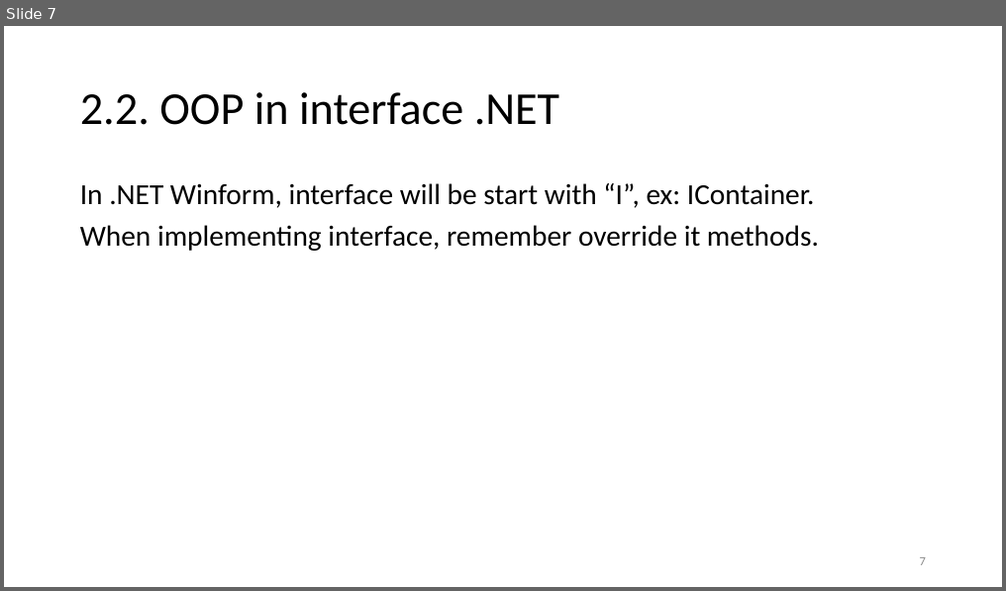
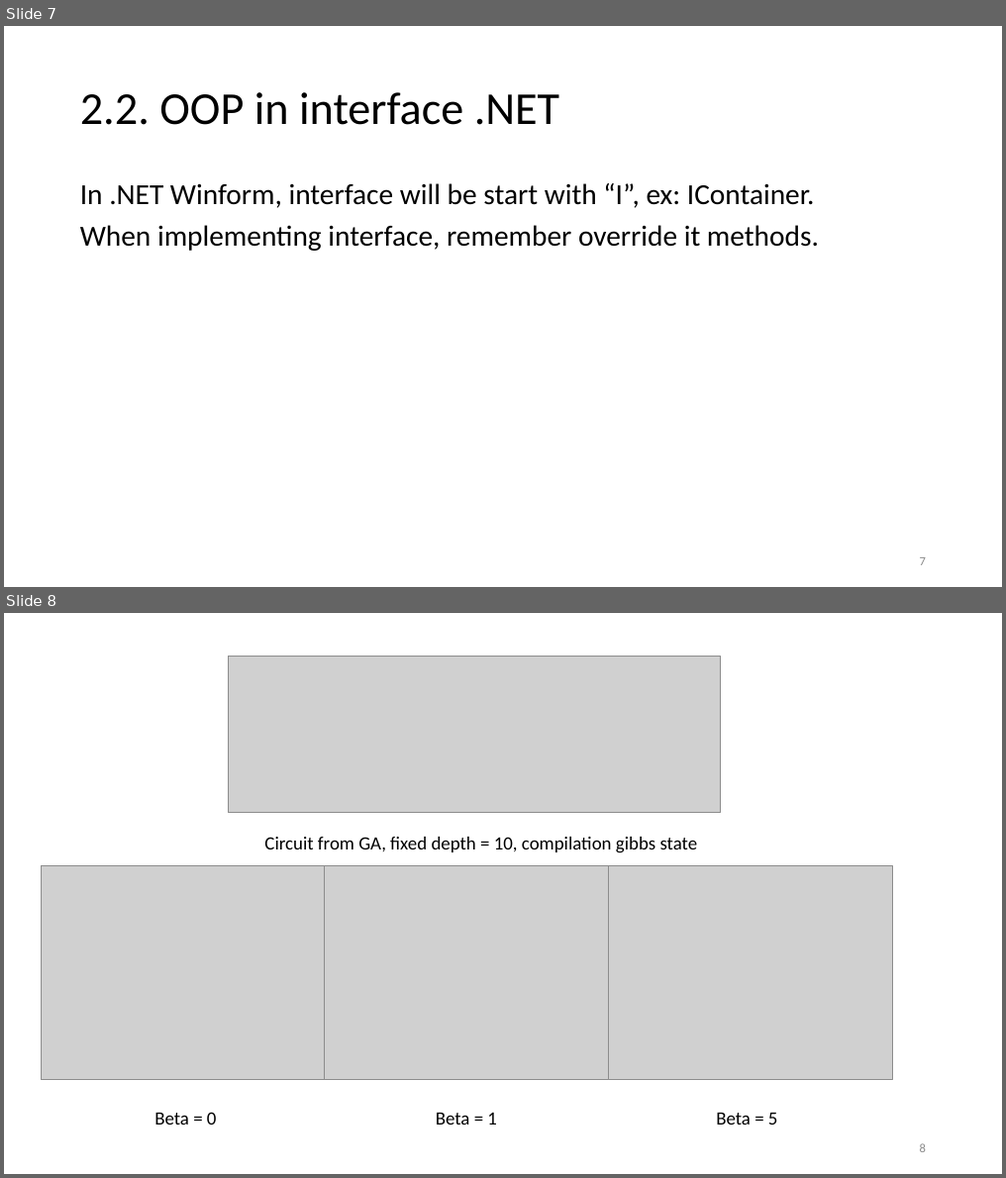
Before and after one commit to vutuanhai237/CourseMaterials, a slide deck: IT008-Visual programming/Slide thực hành/Lab 2.pptx. Shown one above the other, each under a label of ours: slide 7 before the commit, slides 7 and 8 after it. The pictures are 1006x591 and 1006x1178 pixels, drawn with LibreOffice and Linux fonts; fonts in the diff are those of the drawing; grey boxes stand for pictures. Boxes give left, top, right and bottom in pixels: in the first picture for what was removed or moved away, otherwise in the second. Text is boxed around its words. In the diff, an @@ line names an element or a change of style, - is before the commit and + after.

```diff
--- a/IT008-Visual programming/Slide thực hành/Lab 2.pptx
+++ b/IT008-Visual programming/Slide thực hành/Lab 2.pptx
@@ slide 8 added at (x1=4, y1=613, x2=1002, y2=1174), background #FFFFFF @@
@@ picture added at (x1=228, y1=656, x2=721, y2=813) @@
@@ text added at (x1=264, y1=837, x2=698, y2=854), 18 pt, text #000000 @@
+Circuit from GA, fixed depth = 10, compilation gibbs state
@@ picture added at (x1=41, y1=866, x2=325, y2=1080) @@
@@ picture added at (x1=325, y1=866, x2=608, y2=1080) @@
@@ picture added at (x1=608, y1=866, x2=892, y2=1080) @@
@@ text added at (x1=154, y1=1112, x2=217, y2=1125), 18 pt, text #000000 @@
+Beta = 0
@@ text added at (x1=436, y1=1113, x2=497, y2=1125), 18 pt, text #000000 @@
+Beta = 1
@@ text added at (x1=716, y1=1113, x2=778, y2=1125), 18 pt, text #000000 @@
+Beta = 5
@@ page number added at (x1=920, y1=1144, x2=926, y2=1153), 12 pt, text #8C8C8C @@
+8
```
Also in this commit, not shown: 4 other files.
